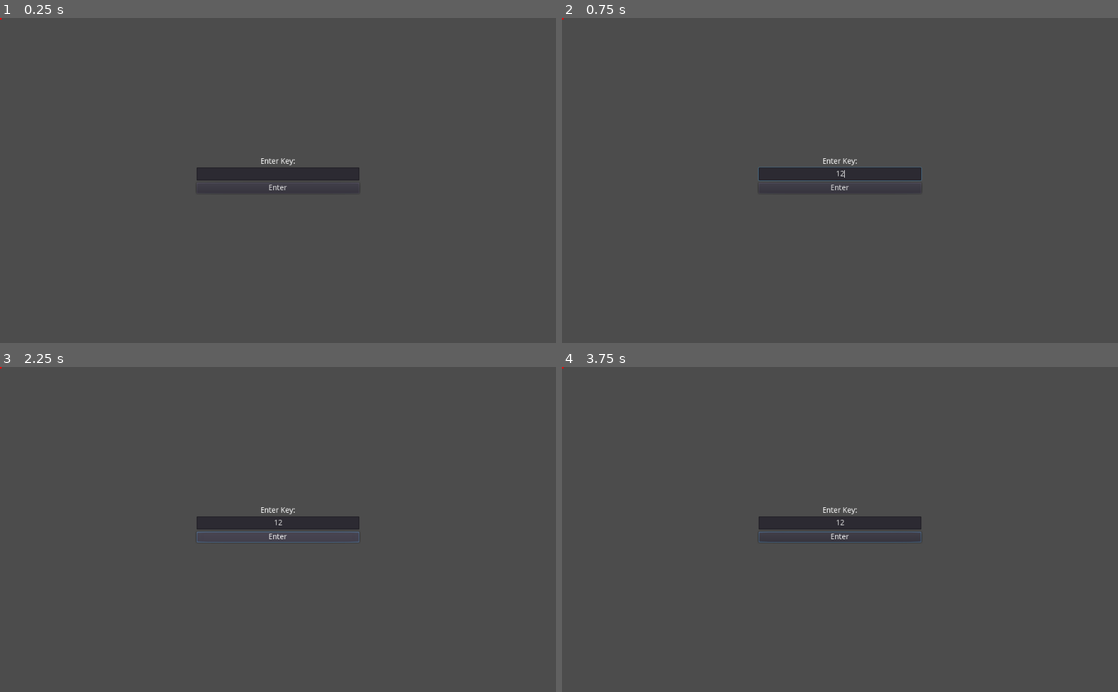
Above: before the commit, frames 1-4 (two rows, left to right).
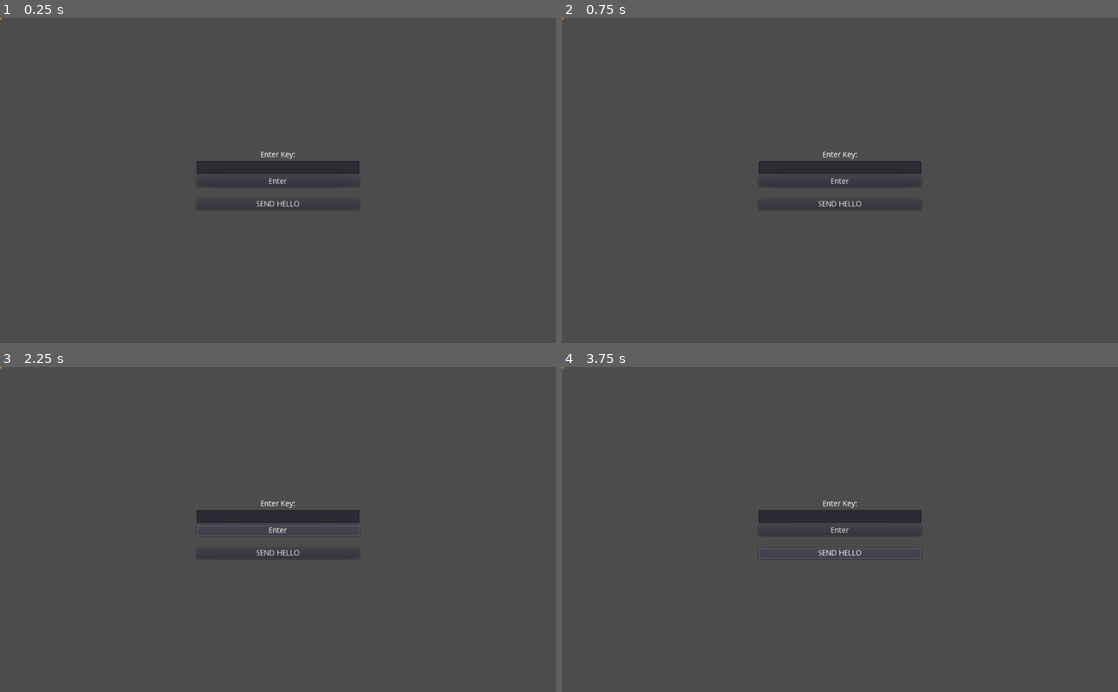
Above: after the commit, the same moments.

Repository: voxelv/wguess
Game: Godot game, scene res://main.tscn
The game is run twice, just before and just after one commit, with the same random seed, the same clock (stepped at 60 frames per second) and the same inputs.
Inputs (mouse positions are in pixels of both pictures, inside the frame that each line leads up to):
- Up to frame 1 (0.25 s): no input
- Up to frame 2 (0.75 s): click (840, 174) at 0.52 s; type "12" at 0.6 s
- Up to frame 3 (2.25 s): click (278, 552) at 1.25 s, where only the run after the commit has a clickable "SEND HELLO"; click "Enter" at 2 s
- Up to frame 4 (3.75 s): click "Enter" at 2.75 s; click (840, 552) at 3.5 s, where only the run after the commit has a clickable "SEND HELLO"

The runs differ from the first frame. In frame 1, 1.1% of the frame differs, in the area x 0-65%, y 0-59%; in frame 2, 1.1%; in frame 3, 1.4%; in frame 4, 1.2%.

Commit message:
gotta poll the sockets...

Diff:
--- a/wguess/main.gd
+++ b/wguess/main.gd
@@ -41,14 +41,15 @@
 
 onready var key_input : LineEdit = $"%key_input"
 onready var result : Label = $"%result"
+onready var send_hello_btn : Button = $"%send_hello_btn"
 
 func _ready():
 	for i in range(len(valid_keys)):
 		key_to_id[valid_keys[i]] = i
 	key_input.connect("text_entered", self, "_on_key_entered")
+	send_hello_btn.connect("pressed", self, "_on_send_hello_btn_pressed")
 	if Connection.client != null:
 		Connection.client.connect("connection_status", self, "set_connection_status")
-	pass
 
 func _on_key_entered(key:String):
 	if key in valid_keys:
@@ -61,3 +62,7 @@
 		$"%connection_status".color = Color.green
 	else:
 		$"%connection_status".color = Color.red
+
+func _on_send_hello_btn_pressed():
+	if Connection.client != null:
+		Connection.client.send_print_string("HELLO")
--- a/wguess/main.tscn
+++ b/wguess/main.tscn
@@ -15,9 +15,9 @@
 
 [node name="VBoxContainer" type="VBoxContainer" parent="ui/CenterContainer"]
 margin_left = 362.0
-margin_top = 258.0
+margin_top = 246.0
 margin_right = 662.0
-margin_bottom = 342.0
+margin_bottom = 354.0
 alignment = 1
 
 [node name="Label" type="Label" parent="ui/CenterContainer/VBoxContainer"]
@@ -47,9 +47,16 @@
 margin_bottom = 84.0
 align = 1
 
+[node name="send_hello_btn" type="Button" parent="ui/CenterContainer/VBoxContainer"]
+unique_name_in_owner = true
+margin_top = 88.0
+margin_right = 300.0
+margin_bottom = 108.0
+text = "SEND HELLO"
+
 [node name="connection_status" type="ColorRect" parent="ui"]
 unique_name_in_owner = true
 margin_right = 3.0
 margin_bottom = 3.0
 rect_min_size = Vector2( 3, 3 )
-color = Color( 1, 0, 0, 1 )
+color = Color( 1, 0.498039, 0, 1 )
--- a/wguess/net/client.gd
+++ b/wguess/net/client.gd
@@ -1,32 +1,55 @@
-extends Node
+extends Common
 class_name Client
 signal connection_status
+
+const SERVER_IP := "73.96.232.30"
+#const SERVER_IP := "localhost"
 
 var socket := WebSocketClient.new()
 var peer_id := -1
 
 func _ready():
+	print("Client setup")
 	socket.connect("connection_closed", self, "closed")
 	socket.connect("connection_error", self, "error")
 	socket.connect("connection_established", self, "connected")
 	socket.connect("data_received", self, "data")
 
-	var err = socket.connect_to_url("%s:%d" % ["73.96.232.30", 9080])
-	if err == OK:
-		emit_signal("connection_status", OK)
+	var url = "%s:%d" % [SERVER_IP, 9080]
+	print("Connecting to: %s" % url)
+	var err = socket.connect_to_url(url, ["godot"])
+	if err != OK:
+		print("Error: %d" % err)
+	else:
+		print("Connection started")
+
+func _process(delta):
+	socket.poll()
 
 func closed(was_clean:bool=false):
 	print("Connection Closed (%d), clean: %s" % [peer_id, was_clean])
 
 func connected(proto:String):
-	print("Connected: (%s)" % proto)
+	print("Connected with protocol: %s" % proto)
+	call_deferred("emit_signal", "connection_status", OK)
 
 func error():
 	print("Connection Error")
 
 func data():
 	var data := socket.get_peer(1).get_var() as Dictionary
-	handle(data)
+	handle_client_data(data)
 
-func handle(data:Dictionary):
-	print(str(data))
+func handle_client_data(data:Dictionary):
+	if .handle(0, data):
+		return
+
+	match(data['type']):
+		Format.TYPE.YOUR_UID:
+			peer_id = data['id']
+
+func send(id, data):
+	socket.get_peer(id).put_var(data)
+
+func send_print_string(s:String):
+	send(1, Format.print_string("HELLO"))
--- /dev/null
+++ b/wguess/net/common.gd
@@ -0,0 +1,10 @@
+extends Node
+class_name Common
+
+func handle(id, data:Dictionary)->bool:
+	var handled := false
+	match data['type']:
+		Format.TYPE.PRINT_STRING:
+			print("[%d]: %s" % [id, str(data['data'])])
+			handled = true
+	return handled
--- a/wguess/net/connection.gd
+++ b/wguess/net/connection.gd
@@ -7,6 +7,8 @@
 	if "SERVER" in OS.get_cmdline_args():
 		print("Server starting...")
 		server = Server.new()
+		add_child(server)
 	else:
 		client = Client.new()
 		print("Client starting...")
+		add_child(client)
--- a/wguess/net/format.gd
+++ b/wguess/net/format.gd
@@ -1,5 +1,8 @@
 extends Node
-enum TYPE {PRINT_STRING}
+enum TYPE {PRINT_STRING, YOUR_UID}
 
 func print_string(s:String) -> Dictionary:
-	return {'type': TYPE.STRING, 'data': str(s)}
+	return {'type': TYPE.PRINT_STRING, 'data': str(s)}
+
+func your_uid(id:int) -> Dictionary:
+	return {'type': TYPE.YOUR_UID, 'id': int(id)}
--- a/wguess/net/server.gd
+++ b/wguess/net/server.gd
@@ -1,4 +1,4 @@
-extends Node
+extends Common
 class_name Server
 
 var socket := WebSocketServer.new()
@@ -11,11 +11,14 @@
 	socket.connect("data_received", self, "data")
 
 	var port = 9080
-	var err = socket.listen(port)
+	var err = socket.listen(port, ["godot"])
 	if err != OK:
 		print("Server could not listen on port %d ..." % port)
 	else:
 		print("Server listening on port %d" % port)
+
+func _process(delta):
+	socket.poll()
 
 func client_closed(id, code, reason):
 	var s := "Client %d disconnecting with code: %d, reason: %s" % [id, code, reason]
@@ -23,6 +26,8 @@
 func client_connected(id, proto):
 	print("Client %d connected with protocol: %s" % [id, proto])
 	clients[id] = "UNKNOWN"
+	send(id, Format.your_uid(id))
+	send(id, Format.print_string("ID: %d assigned by server" % id))
 
 func client_disconnected(id, was_clean = false):
 	var s := "Client %d disconnected, clean: %s" % [id, str(was_clean)]
@@ -35,11 +40,15 @@
 	clients.erase(id)
 
 func handle(id, data:Dictionary):
-	print(str(data))
+	if .handle(id, data):
+		return
+
+func send(id, data:Dictionary):
+	socket.get_peer(id).put_var(data)
 
 func broadcast(data:Dictionary):
 	if data.empty():
 		return
 
 	for id in clients.keys():
-		socket.get_peer(id).put_var(data)
+		send(id, data)
--- a/wguess/project.godot
+++ b/wguess/project.godot
@@ -9,18 +9,24 @@
 config_version=4
 
 _global_script_classes=[ {
-"base": "Node",
+"base": "Common",
 "class": "Client",
 "language": "GDScript",
 "path": "res://net/client.gd"
 }, {
 "base": "Node",
+"class": "Common",
+"language": "GDScript",
+"path": "res://net/common.gd"
+}, {
+"base": "Common",
 "class": "Server",
 "language": "GDScript",
 "path": "res://net/server.gd"
 } ]
 _global_script_class_icons={
 "Client": "",
+"Common": "",
 "Server": ""
 }
 
